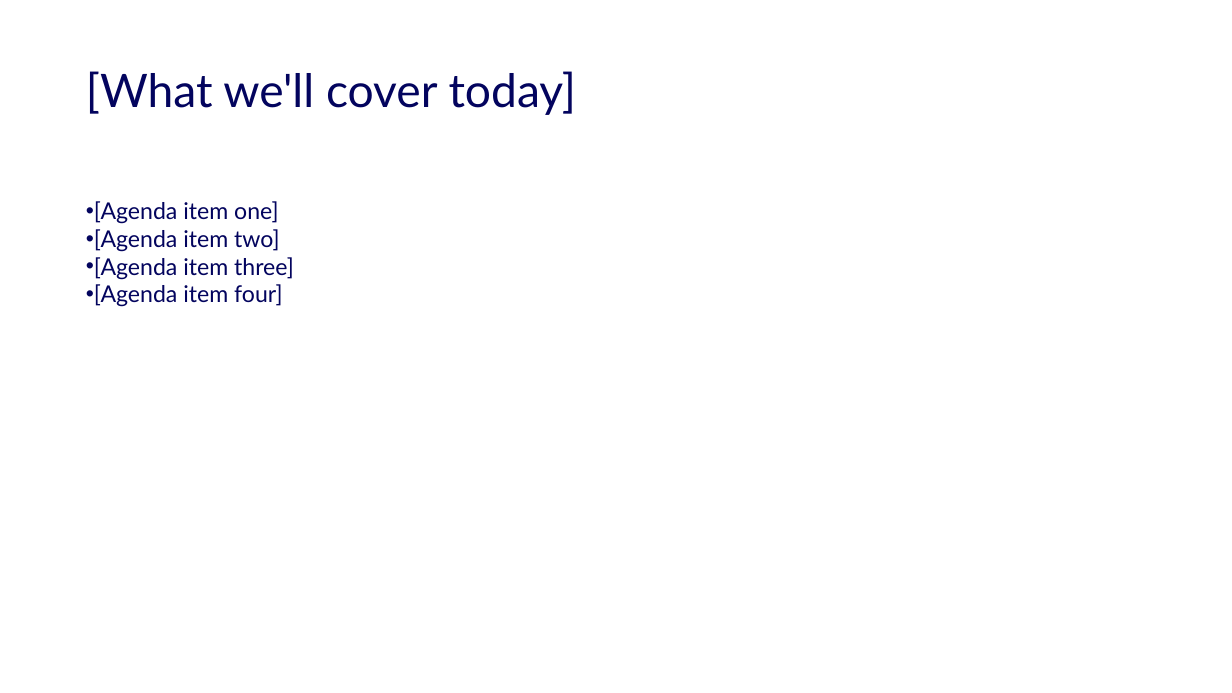
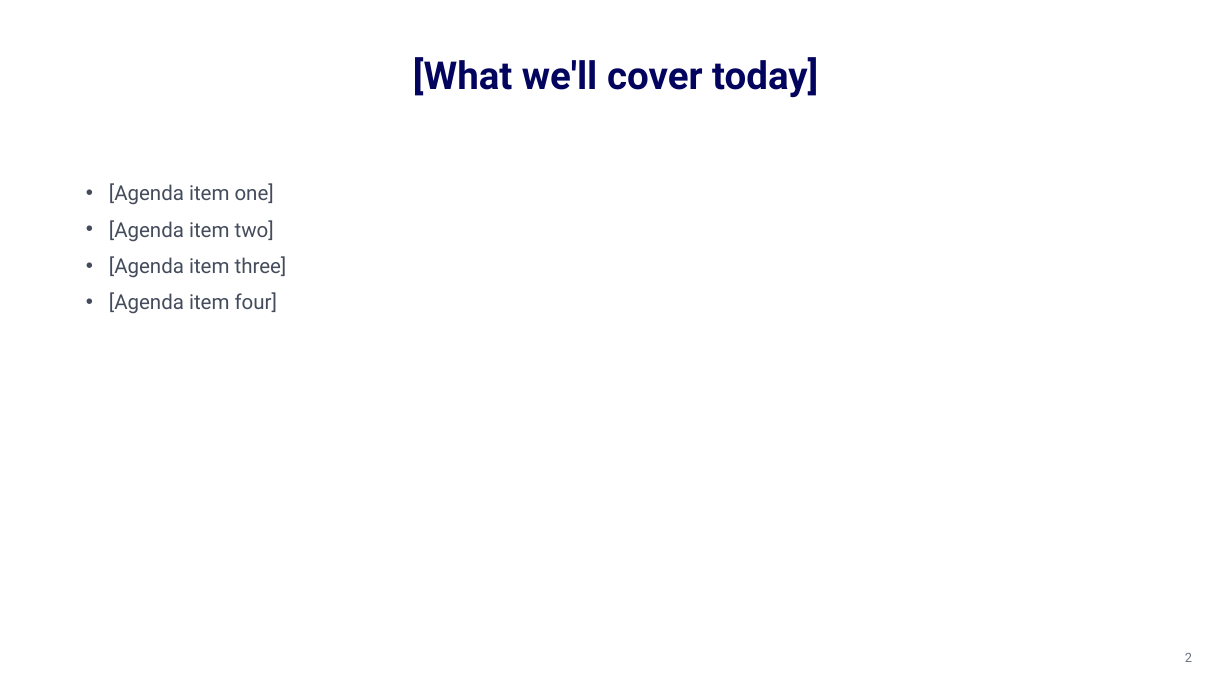
Before and after one commit to accelerate-data/ad-design-system, a slide deck: slide 2 of pitch/Vibedata-Pitch-Template.pptx. Drawn at 1232x693 pixels with LibreOffice and Linux fonts; fonts in the diff are those of the drawing; background and template pictures are left out. Boxes give left, top, right and bottom in pixels: in the first picture for what was removed or moved away, otherwise in the second. Text is boxed around its words. In the diff, an @@ line names an element or a change of style, - is before the commit and + after.

```diff
--- a/pitch/Vibedata-Pitch-Template.pptx
+++ b/pitch/Vibedata-Pitch-Template.pptx
@@ title "[What we'll cover today]": place and size @@
-title "[What we'll cover today]" at (86,71,577,115)
+title "[What we'll cover today]" at (413,57,818,98)
@@ title "[What we'll cover today]" at (413,57,818,98): size 36 to 30 pt, font Lato to Roboto, bold on; alignment left to centre @@
@@ text "[Agenda item one]": place and size @@
-text "[Agenda item one]" at (94,201,294,307)
+text "[Agenda item one]" at (109,183,287,314)
@@ text "[Agenda item one]" at (109,183,287,314): size 18 to 16 pt, font Lato to Roboto, text colour #03045E to #444C5C; indent changed; more space between paragraphs @@
@@ page number added at (1185,653,1192,662), 10 pt, text #6B7280 @@
+2
```
Also in this commit, not shown: 15 other slides changed, 1 slide added.
